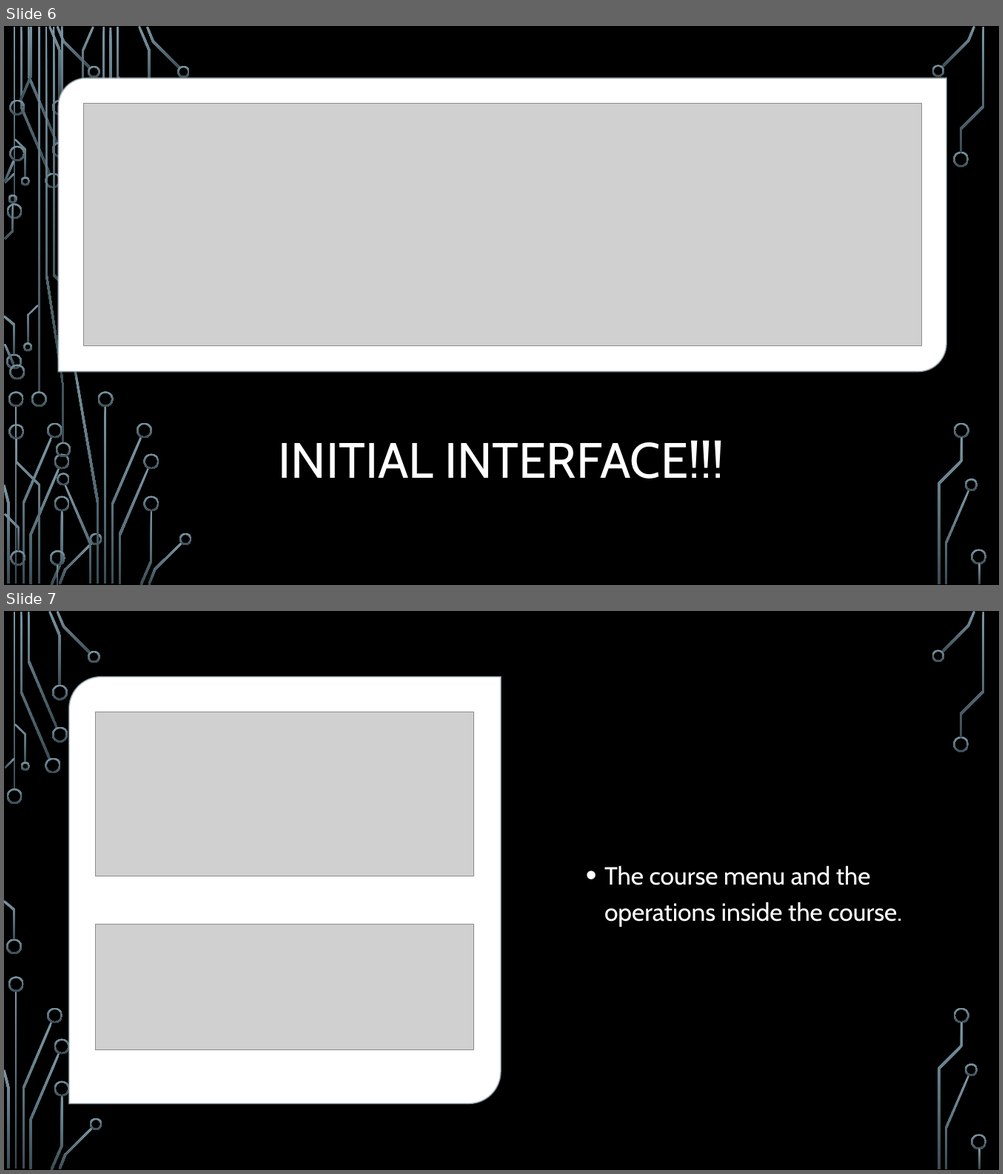
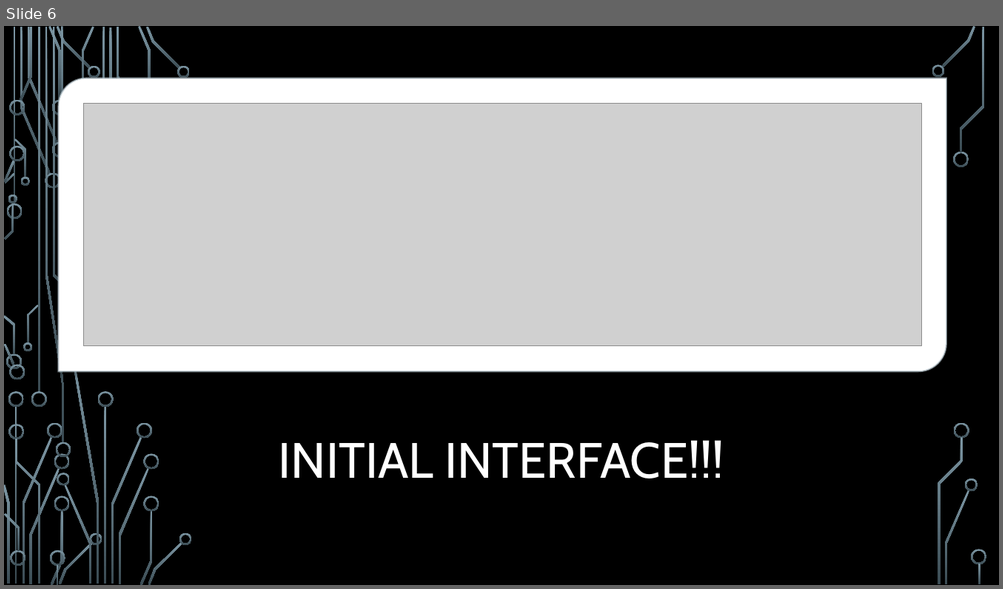
Before and after one commit to ourarash/EE599_SP2020_Final_Project, a slide deck: Student Record Manager System.pptx. Shown one above the other, each under a label of ours: slides 6 and 7 before the commit, slide 6 after it. The pictures are 1003x1174 and 1003x589 pixels, drawn with LibreOffice and Linux fonts; fonts in the diff are those of the drawing; grey boxes stand for pictures; background and template pictures are left out. Boxes give left, top, right and bottom in pixels: in the first picture for what was removed or moved away, otherwise in the second. Text is boxed around its words. In the diff, an @@ line names an element or a change of style, - is before the commit and + after.

```diff
--- a/Student Record Manager System.pptx
+++ b/Student Record Manager System.pptx
@@ slide 7 removed at <box>4,611,999,1170</box>, background picture (left out); not listed: 36 template elements that a slide beside it also shows @@
@@ round diag rect removed at <box>69,677,500,1103</box> @@
@@ picture removed at <box>95,712,473,877</box> @@
@@ text removed at <box>604,866,902,927</box> @@
-• The course menu and the operations inside the course.
@@ picture removed at <box>95,924,473,1051</box> @@
```
Also in this commit, not shown: 10 slides added, 10 other files.
